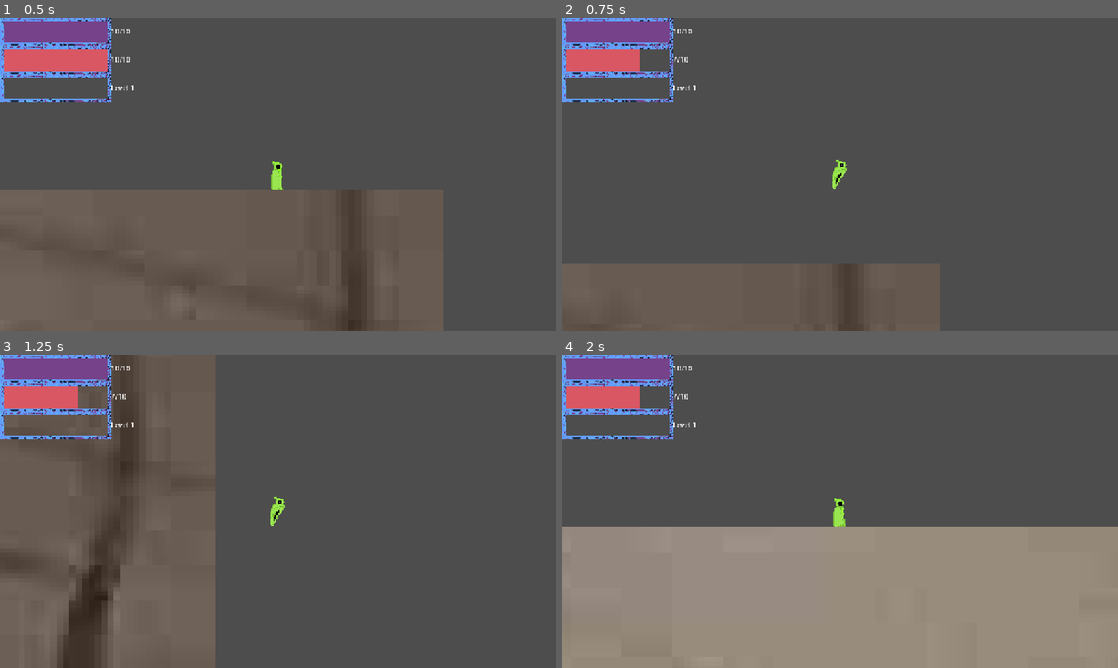
Above: before the commit, frames 1-4 (two rows, left to right).
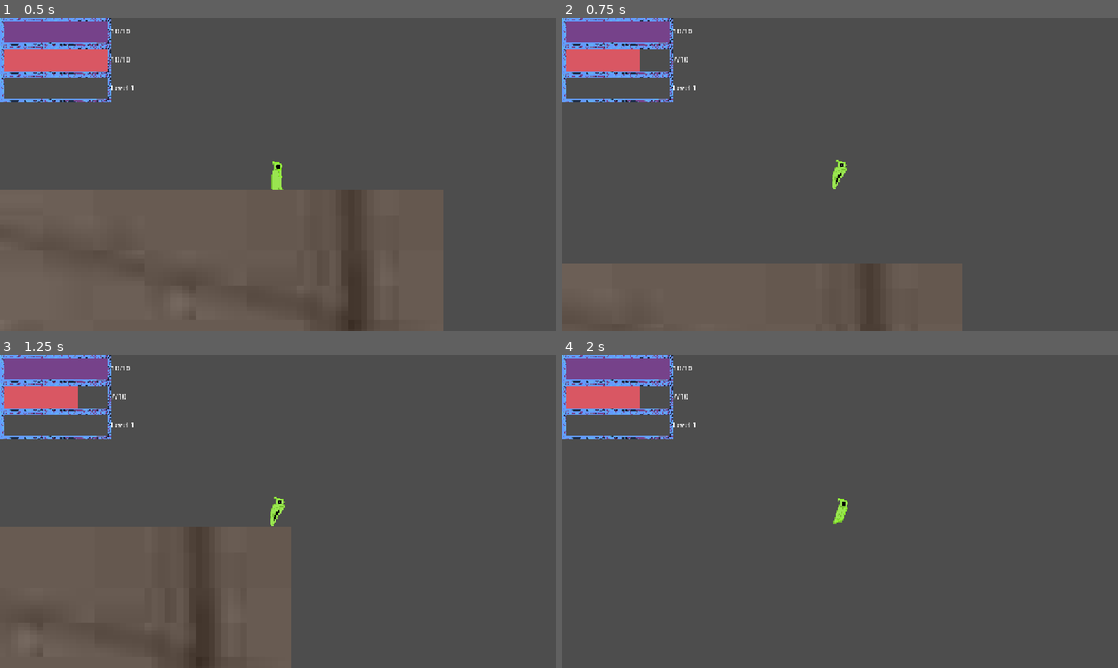
Above: after the commit, the same moments.

Repository: BigGaetan/Doom-rogue-like
Game: Godot game, scene res://scenes/level.tscn
The game is run twice, just before and just after one commit, with the same random seed, the same clock (stepped at 60 frames per second) and the same inputs.
Inputs:
- Up to frame 1 (0.5 s): no input
- Up to frame 2 (0.75 s): tap Enter (ui_accept) at 0.5 s; hold Right (ui_right) from 0.53 s (still down); tap E (cast_spell) at 0.6 s
- Up to frame 3 (1.25 s): keep holding Right (ui_right); tap Enter (ui_accept) at 0.77 s
- Up to frame 4 (2 s): keep holding Right (ui_right); tap E (cast_spell) at 1.35 s; tap Enter (ui_accept) at 1.52 s

Frame 1 is identical in both runs. In frame 2, 0.5% of the frame differs, in the area x 50-72%, y 78-100%; in frame 3, 16%; in frame 4, 45%, in the area x 0-100%, y 45-100%.

Commit message:
mon mate est un putain de sociopathe

Diff:
--- a/scripts/global.gd
+++ b/scripts/global.gd
@@ -3,9 +3,10 @@
 @onready var modify_menu = get_tree().get_first_node_in_group("modify_menu")
 
 var GRAVITY = 900
-var speed_enemy = 25.0
-var speed_player = 30.0
+var speed_enemy = 15.0
+var speed_player = 20.0
 var speed_fireball = 125.0
+var knockback_force = 15.0
 
 func _input(event):
 	if Input.is_action_just_pressed("modify_menu"):
--- a/scripts/player.gd
+++ b/scripts/player.gd
@@ -7,8 +7,8 @@
 var SPEED = Global.speed_player
 const JUMP_VELOCITY = -135.0
 
-var knockback_force = 300
-var knockback_vertical = -200
+var knockback_force = Global.knockback_force
+var knockback_vertical = -20
 
 var is_knockback = false
 var knockback_timer = 0.2
@@ -128,7 +128,7 @@
 	print("Player dead")
 	hp = max_hp
 	mana = max_mana
-	global_position = Vector2(0, 0)
+	global_position = Vector2(100, 100)
 
 func apply_knockback(source_position):
 	is_knockback = true
